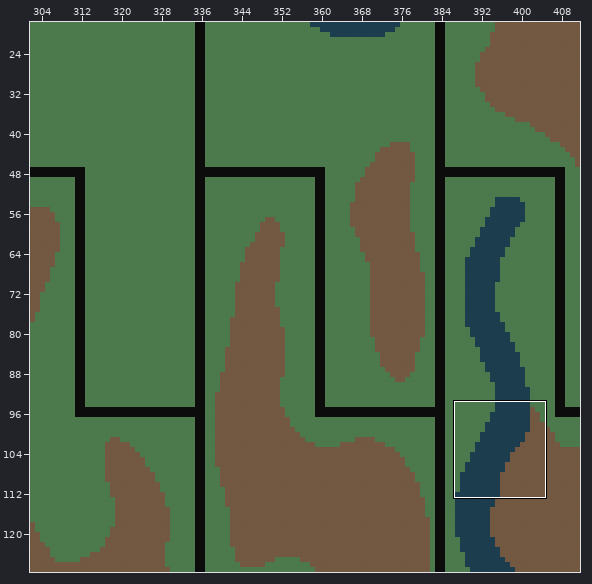
Tiled map: assets/chunks.tmx. The picture above shows the old version from afar; the outline marks the close-up.
Close-up. As it was:
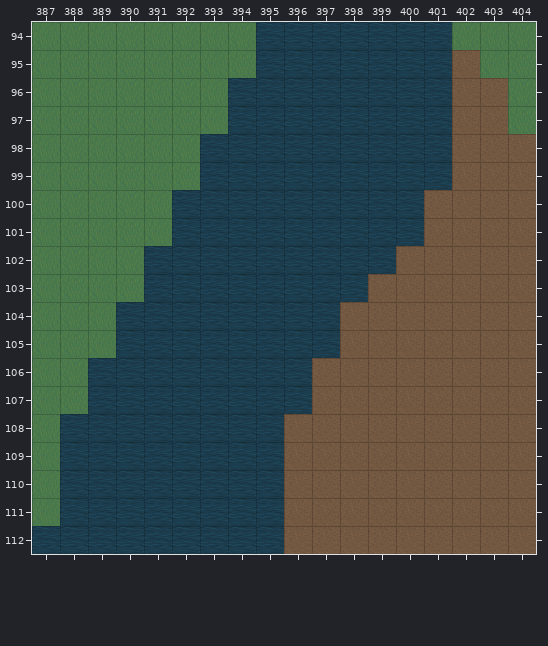
Cells are 32x32 px. Shown: x 387..404, y 94..112. The commit also changed other parts of the map, which this record leaves out.
After the commit:
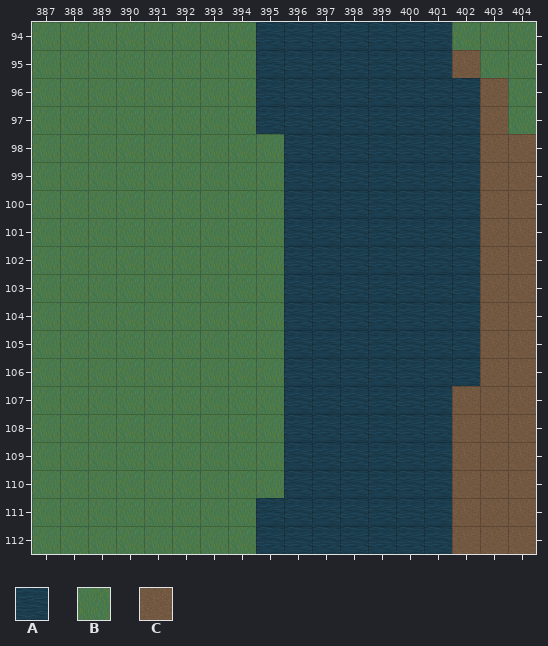
Key: from "terrain-extended": A 0, B 3, C 4.
_ is an empty cell.
From old to new:
{"where": "layer \"Tile Layer 1\""}
{"y":96,"x":394,"old":"A","new":"B"}
{"y":96,"x":402,"old":"C","new":"A"}
{"y":97,"x":394,"old":"A","new":"B"}
{"y":97,"x":402,"old":"C","new":"A"}
{"y":98,"x":393,"old":"AAA","new":"BBB"}
{"y":98,"x":402,"old":"C","new":"A"}
{"y":99,"x":393,"old":"AAA","new":"BBB"}
{"y":99,"x":402,"old":"C","new":"A"}
{"y":100,"x":392,"old":"AAAA","new":"BBBB"}
{"y":100,"x":401,"old":"CC","new":"AA"}
{"y":101,"x":392,"old":"AAAA","new":"BBBB"}
{"y":101,"x":401,"old":"CC","new":"AA"}
{"y":102,"x":391,"old":"AAAAA","new":"BBBBB"}
{"y":102,"x":400,"old":"CCC","new":"AAA"}
{"y":103,"x":391,"old":"AAAAA","new":"BBBBB"}
{"y":103,"x":399,"old":"CCCC","new":"AAAA"}
{"y":104,"x":390,"old":"AAAAAA","new":"BBBBBB"}
{"y":104,"x":398,"old":"CCCCC","new":"AAAAA"}
{"y":105,"x":390,"old":"AAAAAA","new":"BBBBBB"}
{"y":105,"x":398,"old":"CCCCC","new":"AAAAA"}
{"y":106,"x":389,"old":"AAAAAAA","new":"BBBBBBB"}
{"y":106,"x":397,"old":"CCCCCC","new":"AAAAAA"}
{"y":107,"x":389,"old":"AAAAAAA","new":"BBBBBBB"}
{"y":107,"x":397,"old":"CCCCC","new":"AAAAA"}
{"y":108,"x":388,"old":"AAAAAAAACCCCCC","new":"BBBBBBBBAAAAAA"}
{"y":109,"x":388,"old":"AAAAAAAACCCCCC","new":"BBBBBBBBAAAAAA"}
{"y":110,"x":388,"old":"AAAAAAAACCCCCC","new":"BBBBBBBBAAAAAA"}
{"y":111,"x":388,"old":"AAAAAAA","new":"BBBBBBB"}
{"y":111,"x":396,"old":"CCCCCC","new":"AAAAAA"}
{"y":112,"x":387,"old":"AAAAAAAA","new":"BBBBBBBB"}
{"y":112,"x":396,"old":"CCCCCC","new":"AAAAAA"}
